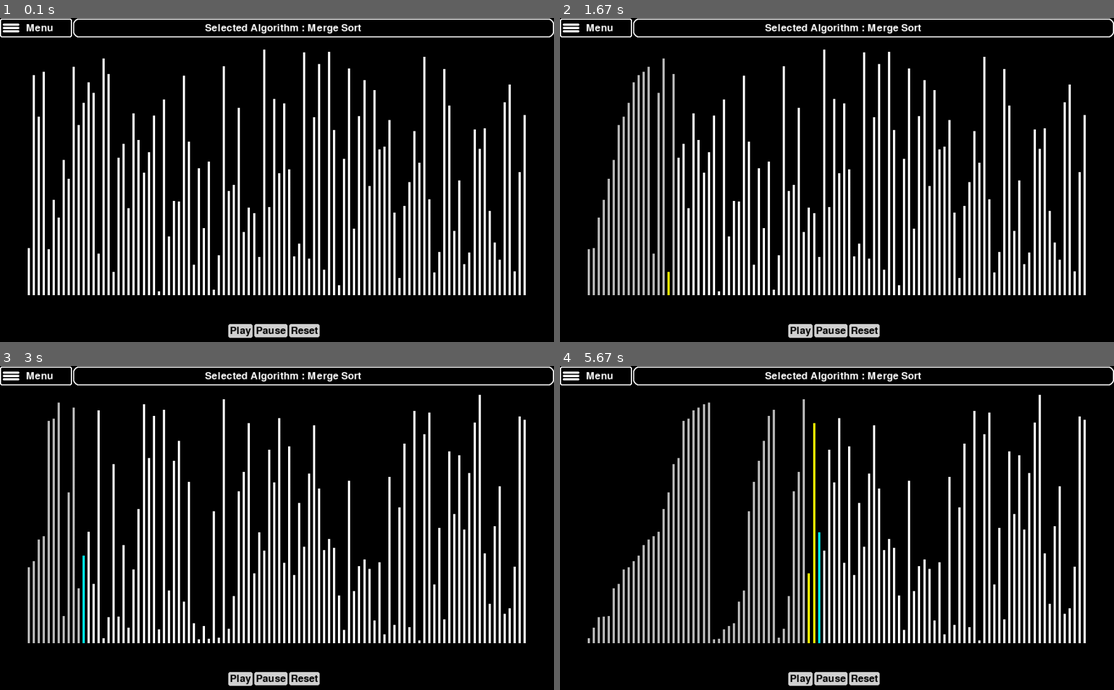
Above: before the commit, frames 1-4 (two rows, left to right).
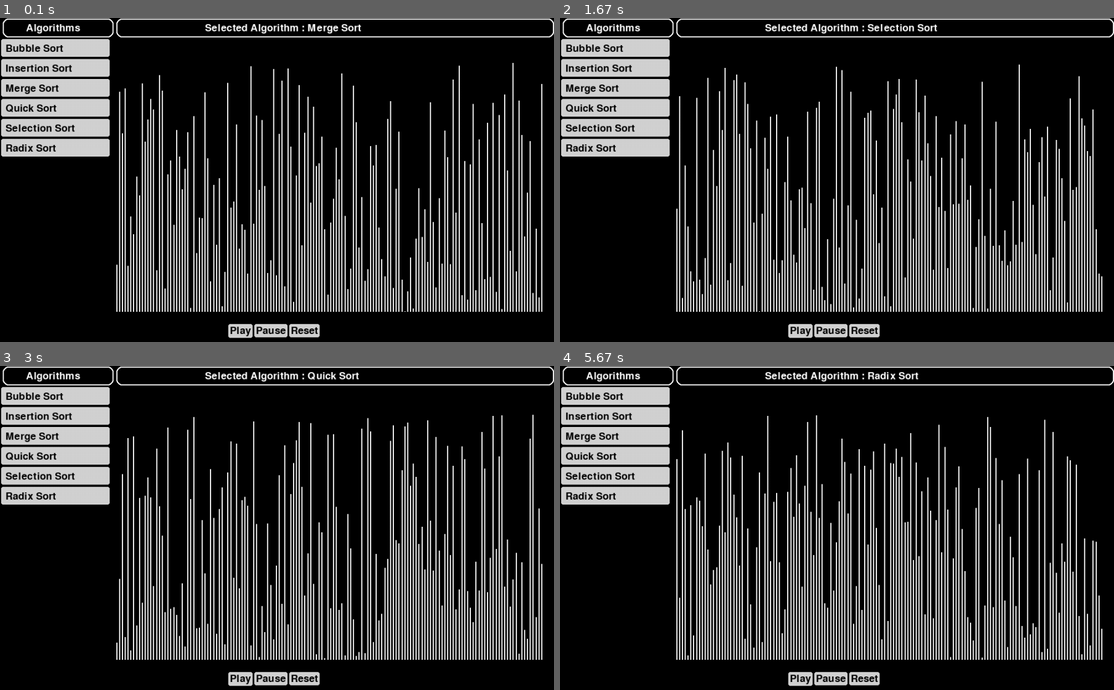
Above: after the commit, the same moments.

Repository: Colilhasnel/AlgorithmVisualizer_pygame
Game: pygame game, started from Visualizer.py
Two runs of this game, one before a commit and one after it. Both use one fixed random seed, a clock stepped at 60 frames per second and the inputs below.
Inputs (mouse positions are in pixels of both pictures, inside the frame that each line leads up to):
- Up to frame 1 (0.1 s): no input
- Up to frame 2 (1.67 s): click "Selection Sort" at 0.38 s; click "Play" at 0.72 s; click (665, 134) at 1.05 s; click "Selection Sort" at 1.38 s
- Up to frame 3 (3 s): click "Reset" at 1.72 s; click "Play" at 2.55 s; click "Quick Sort" at 2.88 s
- Up to frame 4 (5.67 s): click "Play" at 3.22 s; click "Bubble Sort" at 3.55 s; click (665, 489) at 3.88 s; click (670, 421) at 4.22 s; click "Insertion Sort" at 5.05 s; click "Radix Sort" at 5.38 s

The runs differ from the first frame. In frame 1, 34% of the frame differs, in the area x 0-98%, y 0-91%; in frame 2, 34%; in frame 3, 34%; in frame 4, 35%.

Commit message:
Removed menu button, added radix sort, radix sort visualization to be improved

Diff:
--- a/Visualizer.py
+++ b/Visualizer.py
@@ -5,6 +5,9 @@
 
 pygame.init()
 
+MARGIN_TOP = 20
+MARGIN_LEFT = 210
+MARGIN_RIGHT = 20
 
 class global_information:
     fps = 120
@@ -12,9 +15,7 @@
     window_width = 1000
     state = "Pause"
     sorted = False
-    margins = 5*window_width/100
-    selection = "Merge Sort"
-    screen = "Main"
+    selection = "Merge Sort"  # Algorithm text
     algorithm = None  # selected algorithm function
     algorithm_object = None  # generator object
 
@@ -29,7 +30,7 @@
     def generate_list(self):
         self.data_array = random.sample(range(1, 450), self.data_size)
         self.max_height = max(self.data_array)
-        self.bar_width = (self.window_width - 2*self.margins) / \
+        self.bar_width = (self.window_width - MARGIN_LEFT - MARGIN_RIGHT) / \
             (2*len(self.data_array)-1)
         self.bar_gap = self.bar_width
         for i, num in enumerate(self.data_array):
@@ -39,26 +40,26 @@
     def draw_data(self, j=None):
         if (j == None):
             for index, element in enumerate(self.data_array):
-                x = self.margins + index * \
+                x = MARGIN_LEFT + index * \
                     (self.bar_width + self.bar_gap)
-                y = self.window_height - self.margins - element[0]
+                y = self.window_height - MARGIN_TOP - element[0]
                 rect = pygame.Rect(x, y, self.bar_width, element[0])
                 pygame.draw.rect(self.window, element[1], rect)
         else:
             index = j
             element = self.data_array[j]
-            x = self.margins + index * \
+            x = MARGIN_LEFT + index * \
                 (self.bar_width + self.bar_gap)
             # y = self.window_height - self.margins - 450
             # rect = pygame.Rect(x,y,self.bar_width, 450)
             # pygame.draw.rect(self.window, 'black', rect)
-            y = self.window_height - self.margins - element[0]
+            y = self.window_height - MARGIN_TOP - element[0]
             rect = pygame.Rect(x, y, self.bar_width, element[0])
             pygame.draw.rect(self.window, element[1], rect)
         pygame.display.update()
 
-    def random_gen(self,x,y):
-        return random.randrange(x,y)
+    def random_gen(self, x, y):
+        return random.randrange(x, y)
 
 
 class select_algorithm_button:
@@ -77,26 +78,22 @@
         return self.select_button.check_click()
 
 
-def main_screen(global_info):
+def static_screen(global_info):
     menu_button = buttons_class.Button(global_info, 0, 1, "", False, True)
     menu_button.button_rect = pygame.Rect(0, 1, 130, 34)
 
-    pygame.draw.rect(global_info.window, 'white',
-                     menu_button.button_rect, 2, 3)
-    pygame.draw.rect(global_info.window, 'white', pygame.Rect(
-        5, 10, 30, 4), border_radius=3)
-    pygame.draw.rect(global_info.window, 'white', pygame.Rect(
-        5, 16, 30, 4), border_radius=3)
-    pygame.draw.rect(global_info.window, 'white', pygame.Rect(
-        5, 22, 30, 4), border_radius=3)
-    heading = global_info.font1.render("Menu", True, 'white')
-    global_info.window.blit(heading, (47, 9))
+    pygame.draw.rect(global_info.window, 'white', pygame.Rect(5, 1, 200, 34), 2, 10)
+
+    text_1 = global_info.font1.render("Algorithms", True, 'white')
+    global_info.window.blit(text_1, (47, 9))
 
     pygame.draw.rect(global_info.window, 'white',
-                     pygame.Rect(132, 1, 868, 34), 2, 10)
-    heading2 = global_info.font1.render(
+                     pygame.Rect(MARGIN_LEFT, 1, global_info.window_width - MARGIN_LEFT, 34), 2, 10)
+    heading = global_info.font1.render(
         "Selected Algorithm : " + global_info.selection, True, 'white')
-    global_info.window.blit(heading2, (370, 9))
+    global_info.window.blit(heading, (370, 9))
+
+    algorithms_menu(global_info)
 
     play_button = buttons_class.Button(
         global_info, 410, 550, "Play", True, True)
@@ -112,45 +109,26 @@
     if reset_button.check_click():
         global_info.state = "Reset"
 
-    if menu_button.check_click():
-        global_info.screen = "Menu"
 
-
-def menu_screen(global_info):
-    menu_button = buttons_class.Button(global_info, 158, 1, "", False, True)
-    menu_button.button_rect = pygame.Rect(158, 1, 41, 34)
-    pygame.draw.rect(global_info.window, 'white',
-                     menu_button.button_rect, 2, 3)
-    pygame.draw.line(global_info.window, 'white', (166, 9), (190, 27), 3)
-    pygame.draw.line(global_info.window, 'white', (190, 9), (166, 27), 3)
-    pygame.draw.rect(global_info.window, 'white',
-                     pygame.Rect(0, 1, 199, 34), 2, 3)
-    heading = global_info.font1.render("Select Algorithm", True, 'white')
-    global_info.window.blit(heading, (4, 9))
+def algorithms_menu(global_info):
 
     algorithm_buttons = {}
 
-    algorithm_buttons["Bubble Sort"] = select_algorithm_button(global_info, 1, "Bubble Sort", display_algorithms.bubble_sort)
-    algorithm_buttons["Insertion Sort"] = select_algorithm_button(global_info, 2, "Insertion Sort",display_algorithms.insertion_sort)
-    algorithm_buttons["Merge Sort"] = select_algorithm_button(global_info, 3, "Merge Sort",display_algorithms.merge_sort)
-    algorithm_buttons["Quick Sort"] = select_algorithm_button(global_info, 4, "Quick Sort",display_algorithms.quick_sort)
-    algorithm_buttons["Selection Sort"] = select_algorithm_button(global_info, 5, "Selection Sort",display_algorithms.selection_sort)
-    algorithm_buttons["Radix Sort"] = select_algorithm_button(global_info, 6, "Radix Sort", display_algorithms.radix_sort)
+    algorithm_buttons["Bubble Sort"] = select_algorithm_button(
+        global_info, 1, "Bubble Sort", display_algorithms.bubble_sort)
+    algorithm_buttons["Insertion Sort"] = select_algorithm_button(
+        global_info, 2, "Insertion Sort", display_algorithms.insertion_sort)
+    algorithm_buttons["Merge Sort"] = select_algorithm_button(
+        global_info, 3, "Merge Sort", display_algorithms.merge_sort)
+    algorithm_buttons["Quick Sort"] = select_algorithm_button(
+        global_info, 4, "Quick Sort", display_algorithms.quick_sort)
+    algorithm_buttons["Selection Sort"] = select_algorithm_button(
+        global_info, 5, "Selection Sort", display_algorithms.selection_sort)
+    algorithm_buttons["Radix Sort"] = select_algorithm_button(
+        global_info, 6, "Radix Sort", display_algorithms.radix_sort)
 
-
-    pygame.draw.rect(global_info.window, 'white',
-                     pygame.Rect(201, 1, 799, 34), 2, 10)
-    heading2 = global_info.font1.render(
-        "Selected Algorithm : In progess", True, 'white')
-    global_info.window.blit(heading2, (450, 9))
-
-    if menu_button.check_click():
-        global_info.screen = "Main"
-        return
-
-    for key,value in algorithm_buttons.items():
+    for key, value in algorithm_buttons.items():
         if value.check_click():
-            global_info.screen = "Main"
             global_info.selection = key
             global_info.algorithm = value.function
             global_info.state = "Reset"
@@ -158,7 +136,7 @@
 
 def main():
 
-    global_info = global_information(100)
+    global_info = global_information(150)
     running = True
     global_info.algorithm = display_algorithms.merge_sort
     global_info.algorithm_object = global_info.algorithm(global_info)
@@ -166,18 +144,16 @@
         global_info.window.fill('black')
         global_info.timer.tick(global_info.fps)
 
-        if global_info.screen == "Menu":
-            menu_screen(global_info)
-        elif global_info.screen == "Main":
-            main_screen(global_info)
-            global_info.draw_data()
-            if global_info.state == "Reset":
-                global_info.generate_list()
-                global_info.algorithm_object = global_info.algorithm(
-                    global_info)
-                global_info.state = "Pause"
-            if global_info.state == "Play" and not global_info.sorted:
-                next(global_info.algorithm_object)
+        static_screen(global_info)
+
+        global_info.draw_data()
+        if global_info.state == "Reset":
+            global_info.generate_list()
+            global_info.algorithm_object = global_info.algorithm(
+                global_info)
+            global_info.state = "Pause"
+        if global_info.state == "Play" and not global_info.sorted:
+            next(global_info.algorithm_object)
 
         for event in pygame.event.get():
             if event.type == pygame.QUIT:
--- a/display_algorithms.py
+++ b/display_algorithms.py
@@ -192,5 +192,50 @@
 
 
 def radix_sort(global_info):
-    global_info.sorted = True
-    yield True
+
+    def counting_sort():
+
+        global exp1
+        exp1 *= 10
+
+        n = global_info.data_size
+
+        output = [0]*(n)
+        count = [0]*(10)
+
+        for i in range(0, n):
+            index = global_info.data_array[i][0] // exp1
+            count[index % 10] += 1
+
+        for i in range(1, 10):
+            count[i] += count[i - 1]
+
+        i = n - 1
+        while i >= 0:
+            index = global_info.data_array[i][0] // exp1
+            output[count[index % 10] - 1] = global_info.data_array[i][0]
+            count[index % 10] -= 1
+            i -= 1
+
+        i = 0
+        for i in range(0, global_info.data_size):
+            global_info.data_array[i][0] = output[i]
+            yield True
+
+    max1= -1
+    for i in global_info.data_array:
+        max1 = max(max1, i[0])
+
+    global exp1
+    exp1 = 1
+    obj1 = counting_sort()
+    while max1 / exp1 >= 1:
+        next(obj1)
+        yield True
+
+    for i in range(0, global_info.data_size):
+        global_info.data_array[i][1] = 'green'
+        yield True
+
+    global_info.sorted = True
+    yield True
